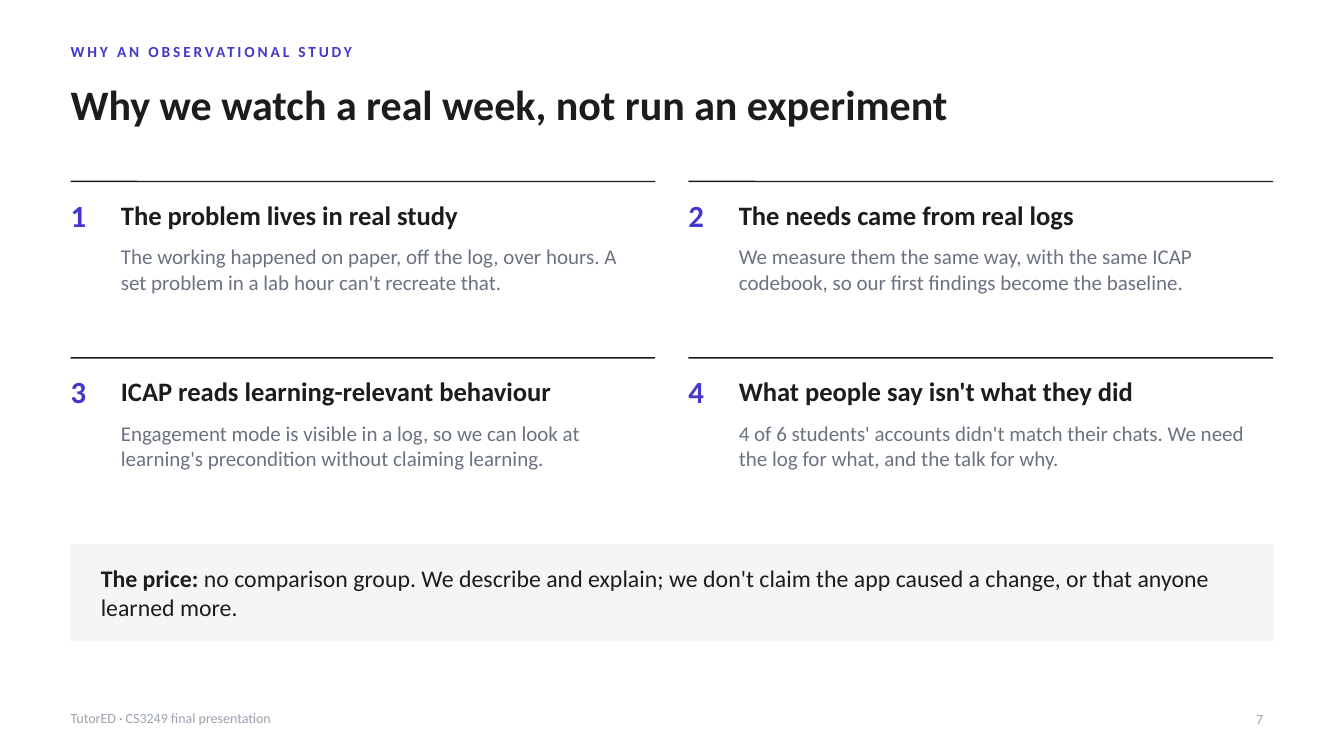
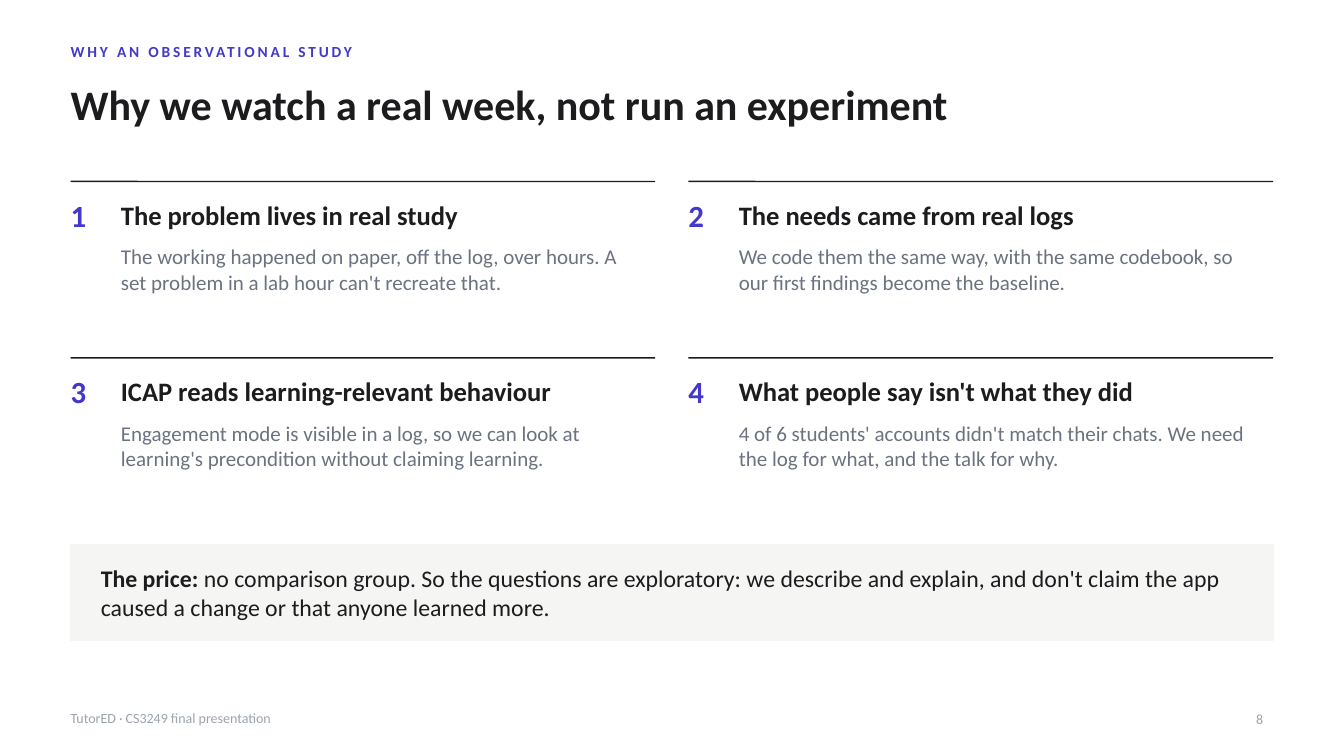
Before and after one commit to lucasisnotcool/ChatterED, a slide deck: slide 8 of docs/group/final-presentation/UserStudy_Lucas.pptx (slide 7 before the commit). Drawn at 1344x756 pixels with LibreOffice and Linux fonts; fonts in the diff are those of the drawing. Boxes give left, top, right and bottom in pixels: in the first picture for what was removed or moved away, otherwise in the second. Text is boxed around its words. In the diff, an @@ line names an element or a change of style, - is before the commit and + after.

```diff
--- a/docs/group/final-presentation/UserStudy_Lucas.pptx
+++ b/docs/group/final-presentation/UserStudy_Lucas.pptx
@@ text at box(739, 249, 1232, 294): text changed @@
-We measure them the same way, with the same ICAP codebook, so our first findings become the baseline.
+We code them the same way, with the same codebook, so our first findings become the baseline.
@@ text at box(101, 570, 1219, 620): text changed @@
-The price: no comparison group. We describe and explain; we don't claim the app caused a change, or that anyone learned more.
+The price: no comparison group. So the questions are exploratory: we describe and explain, and don't claim the app caused a change or that anyone learned more.
@@ page number at box(1256, 714, 1263, 724): text changed @@
-7
+8
```
Also in this commit, not shown: 9 other slides changed, 2 slides added, 1 slide removed, 1 other file.
